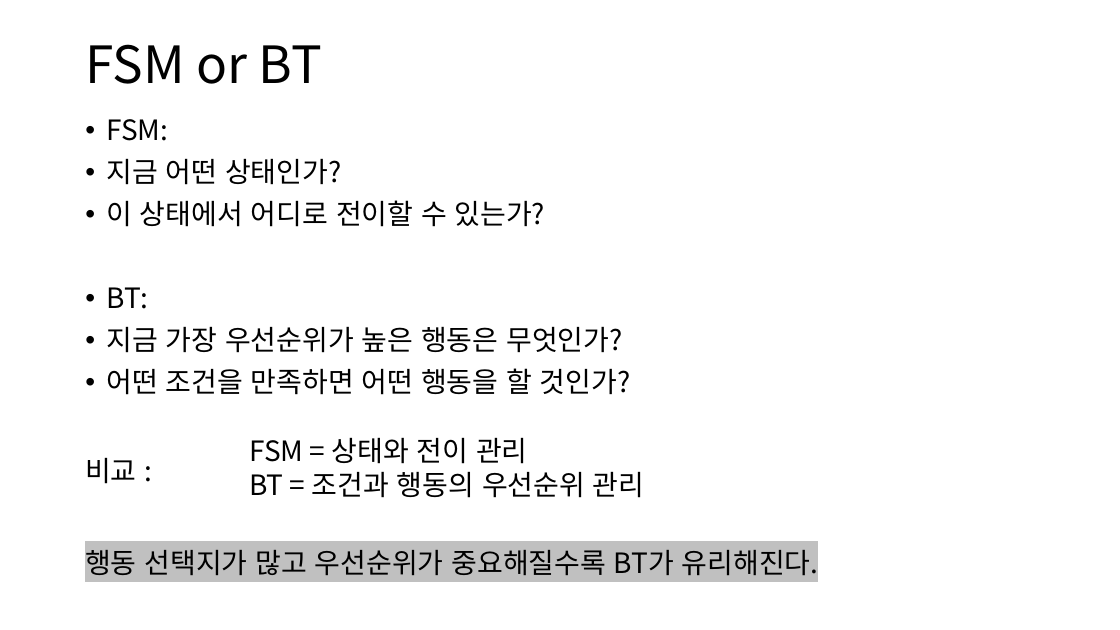
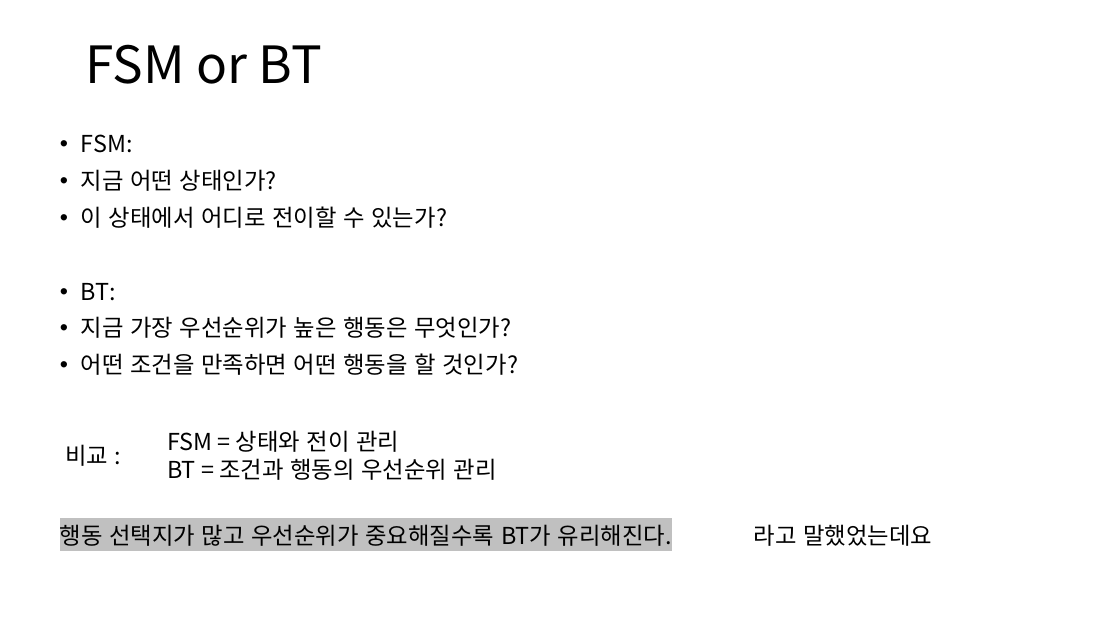
Before and after one commit to kimgaejin/CodeReview, a slide deck: slide 5 of #presentations/006_FSM과 BT.pptx. Drawn at 1120x630 pixels with LibreOffice and Linux fonts; fonts in the diff are those of the drawing. Boxes give left, top, right and bottom in pixels: in the first picture for what was removed or moved away, otherwise in the second. Text is boxed around its words. In the diff, an @@ line names an element or a change of style, - is before the commit and + after.

```diff
--- a/#presentations/006_FSM과 BT.pptx
+++ b/#presentations/006_FSM과 BT.pptx
@@ text "FSM:": place and size @@
-text "FSM:" at (106,119,630,395)
+text "FSM:" at (81,134,518,375)
@@ text "비교 :": place and size @@
-text "비교 :" at (85,457,137,484)
+text "비교 :" at (65,444,108,466)
@@ text "FSM = 상태와 전이 관리": place and size @@
-text "FSM = 상태와 전이 관리" at (249,437,645,498)
+text "FSM = 상태와 전이 관리" at (167,430,497,480)
@@ size 24 to 20 pt in 4 elements at (81,134,518,375), (65,444,108,466), (167,430,497,480), (60,524,672,546) @@
@@ text "행동 선택지가 많고 우선순위가 중요해질수록 ...": place and size @@
-text "행동 선택지가 많고 우선순위가 중요해질수록 ..." at (85,545,819,581)
+text "행동 선택지가 많고 우선순위가 중요해질수록 ..." at (60,524,672,546)
@@ text added at (754,524,932,546), 20 pt, text #000000 @@
+라고 말했었는데요
```
Also in this commit, not shown: 4 other slides changed, 1 slide added, 2 slides removed.
